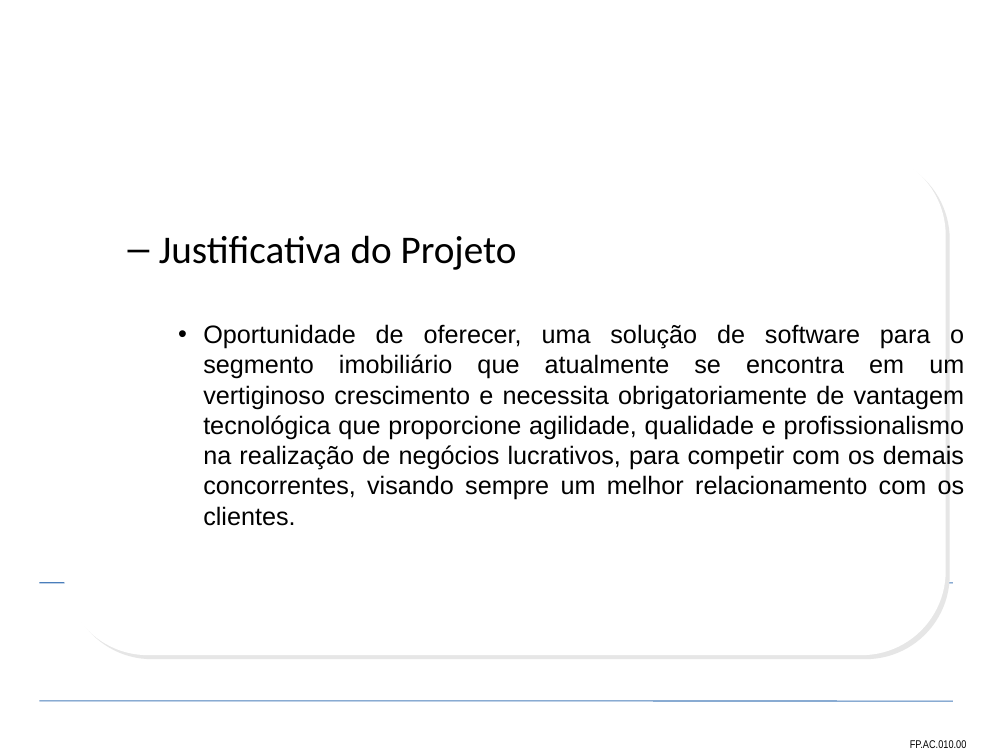
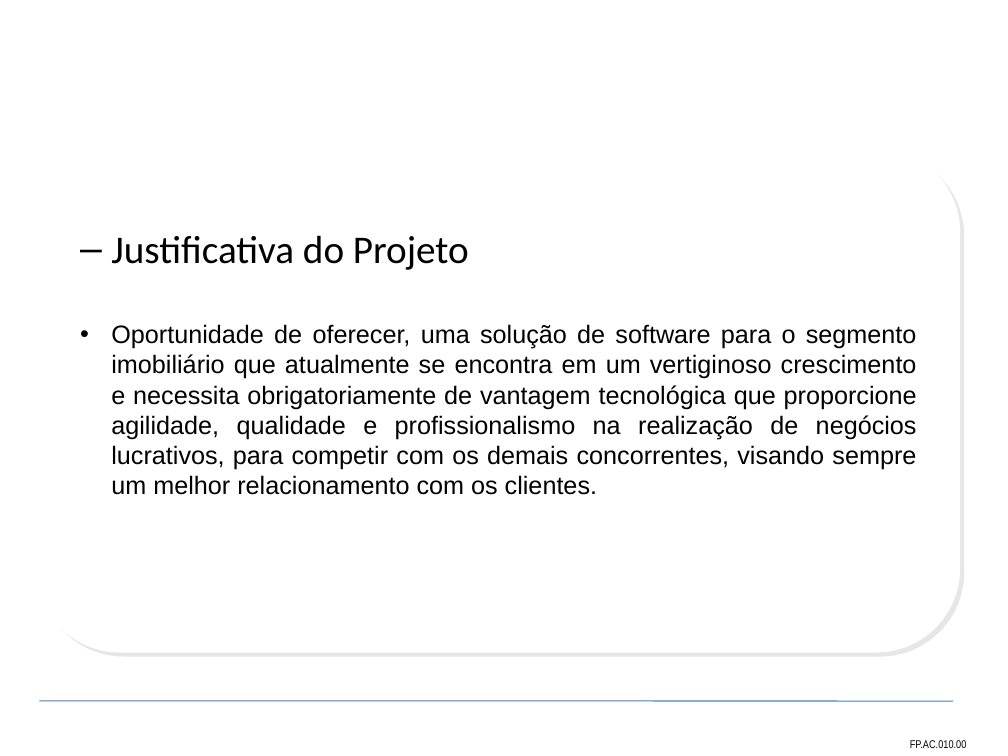
Before and after one commit to leoevaristo/psa20092, a slide deck: slide 3 of ARTEFATOS/Slide_TAP.ppt. Drawn at 1008x756 pixels with LibreOffice and Linux fonts; fonts in the diff are those of the drawing; background and template pictures are left out. Boxes give left, top, right and bottom in pixels: in the first picture for what was removed or moved away, otherwise in the second. Text is boxed around its words. In the diff, an @@ line names an element or a change of style, - is before the commit and + after.

```diff
--- a/ARTEFATOS/Slide_TAP.ppt
+++ b/ARTEFATOS/Slide_TAP.ppt
@@ rounded rectangle: place and size @@
-rounded rectangle at box(64, 151, 946, 655)
+rounded rectangle at box(35, 148, 960, 653)
@@ text "Justificativa do Projeto": place and size @@
-text "Justificativa do Projeto" at box(159, 235, 965, 526)
+text "Justificativa do Projeto" at box(111, 235, 917, 495)
@@ text at box(111, 324, 917, 495): list level 3 to 2 in "Oportunidade de oferecer, uma solução ..." @@
@@ line removed from (39, 583) to (953, 583) @@
```
Also in this commit, not shown: 1 other slide changed.
